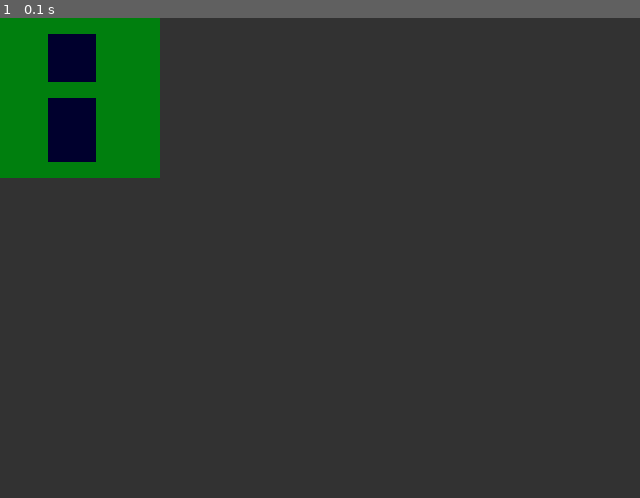
Above: before the commit, frame 1.
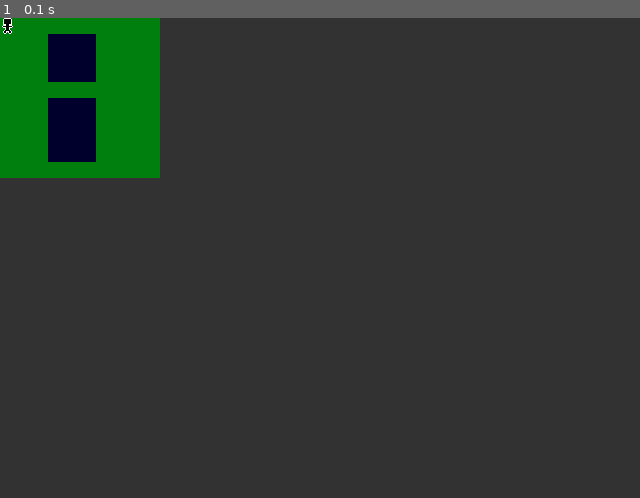
Above: after the commit, the same moment.

Repository: alexan32/my-pygame
Game: pygame game, started from Main.py
Two runs of this game, one before a commit and one after it. Both use one fixed random seed, a clock stepped at 60 frames per second and the inputs below.
Inputs:
- Up to frame 1 (0.1 s): no input

The runs differ from the first frame. In frame 1, less than 0.1% of the frame differs, in the area x 0-3%, y 0-4%.

Commit message:
added grid, indicator, grid agent

Diff:
--- a/Main.py
+++ b/Main.py
@@ -1,7 +1,7 @@
 import pygame
 import logging
 import environment
-from gamefunc import loadGridFromPath
+from gamefunc import loadWorldDataFromPath
 from controller import Controller
 from classes import *
 
@@ -18,6 +18,7 @@
 fps = environment.FPS
 clock = pygame.time.Clock()
 player_controller = Controller()
+emptyEvents = {"mouse": None}
 
 # INIT
 pygame.init()
@@ -26,9 +27,14 @@
 else:
     screen = pygame.display.set_mode(size)
 pygame.display.set_caption(version)
+pygame.mouse.set_cursor(pygame.cursors.arrow)
 
 
-worldGrid = loadGridFromPath('./resources/level/map.json')
+worldGrid = Grid(loadWorldDataFromPath('./resources/level/map.json'))
+print(worldGrid.getNeighbors(1, 1))
+
+# tileIndicator = TileIndicator('./resources/images/tiles/indicator.png')
+player = GridAgent(6, worldGrid)
 
 def main():
     # GAME LOOP
@@ -36,24 +42,40 @@
     while running:
         dt = clock.tick(fps)
 
+        eventBus = emptyEvents.copy()
         for event in pygame.event.get():
             if event.type == pygame.QUIT:
                 running = False
+            if event.type == pygame.MOUSEBUTTONUP:
+                eventBus['mouse'] = pygame.mouse.get_pos()
 
-        update(dt)
+        update(dt, eventBus)
         render(dt)
 
 
-def update(dt):
+def update(dt, eventBus):
     player_controller.update(dt)
+    x, y = pygame.mouse.get_pos()
+
+
+
+    tileX, tileY = int(x / environment.TILE_WIDTH), int(y / environment.TILE_HEIGHT)
+    # tileIndicator.set_position(tileX * environment.TILE_WIDTH, tileY * environment.TILE_HEIGHT)
 
 
 def render(dt):
     screen.fill(background)
 
-    for y in range(len(worldGrid)):
-        for x in range(len(worldGrid[y])):
-            worldGrid[y][x].render(screen, x * environment.TILE_WIDTH, y * environment.TILE_HEIGHT)
+    # improve with blits?
+    for y in range(worldGrid.height):
+        for x in range(worldGrid.width):
+            cell = worldGrid.getCell(x, y)
+            if cell != None:
+                cell.render(screen, x * environment.TILE_WIDTH, y * environment.TILE_HEIGHT)
+
+    player.render(screen)
+
+    # tileIndicator.render(screen)
 
     pygame.display.update()
 
--- a/classes.py
+++ b/classes.py
@@ -58,15 +58,89 @@
     def getSurface(self, index):
         return self.tileSurfaces[index]
 
+
 """
-Tile holds the event properties for a single location within the grid, as well
-as the pygame Surface object that gets rendered at those coordinates.
+TileSurface holds the pygame Surface object that gets rendered at those coordinates.
 """
-class Tile():
+class TileSurface():
 
-    def __init__(self, surface, properties):
-        self.properties = properties
+    def __init__(self, surface):
         self.surface = surface
 
     def render(self, screen, x, y):
         screen.blit(self.surface, (x, y))
+
+
+"""
+basically a wrapper around a 2d list
+"""
+class Grid():
+
+    def __init__(self, list2d, initialCount=0):
+        self.values = []
+        self.height = len(list2d)
+        self.width = len(list2d[0])
+        for y in range(self.height):
+            self.values.append([])
+            for x in list2d[y]:
+                self.values[y].append(x)
+
+    def getSubSection(self, x, y, width, height):
+        pass
+
+    def getCell(self, x, y):
+        try:
+            return self.values[y][x]
+        except:
+            return None
+
+    def getNeighbors(self, x, y):
+        neighbors = []
+        reachable = lambda x, y: x >= 0 and x < self.width and y >= 0 and y < self.height
+        if not reachable(x, y):
+            return neighbors
+        if reachable(x -1, y):
+            neighbors.append((x-1, y))
+        if reachable(x+1, y):
+            neighbors.append((x+1, y))
+        if reachable(x, y-1):
+            neighbors.append((x, y-1))
+        if reachable(x, y+1):
+            neighbors.append((x, y+1))
+        return neighbors
+
+
+
+
+"""Drawn onto the screen to show which tile the mouse is currently over"""
+class TileIndicator(Position):
+
+    def __init__(self, pathToImage):
+        super().__init__()
+        self.image = Image(pathToImage)
+        self.hidden = False
+
+    def render(self, screen):
+        if not self.hidden:
+            self.image.render(screen, self.x, self.y)
+
+
+class GridAgent(Position):
+
+    def __init__(self, movement, grid):
+        super().__init__()
+        self.grid = grid
+        self.gridPosition = 0, 0
+        self.movement = movement
+        self.image = Image("./resources/images/characters/player.png")
+        self.tileIndicator = TileIndicator("./resources/images/tiles/indicator.png")
+        self.showMovement = False
+
+    def findMoves(self):
+        visited = {
+            str(self.gridPosition[0], self.gridPosition[1]): {"x": self.gridPosition[0], "y": self.gridPosition[1], "cost": 0}
+        }
+
+
+    def render(self, screen):
+        self.image.render(screen, self.x, self.y)
--- a/gamefunc.py
+++ b/gamefunc.py
@@ -1,9 +1,9 @@
 import json
 import environment
-from classes import TileMap, Tile
+from classes import TileMap, TileSurface
 
 
-def loadGridFromPath(path, tileWidth=None, tileHeight=None):
+def loadWorldDataFromPath(path, tileWidth=None, tileHeight=None):
     with open(path) as f:
         _map = json.load(f)
 
@@ -19,6 +19,6 @@
         grid.append([])
         for x in range(len(gridJson[y])):
             surface = tileMap.getSurface(gridJson[y][x])
-            grid[y].append(Tile(surface, None))
+            grid[y].append(TileSurface(surface))
 
     return grid
--- /dev/null
+++ b/resources/level/cell.json
@@ -0,0 +1,11 @@
+{
+    "layers": {
+        "0": 0,
+        "1": null,
+        "2": null
+    },
+    "properties": {
+        "collision": "SOLID",
+        "event": null
+    }
+}
--- a/resources/level/map.json
+++ b/resources/level/map.json
@@ -12,9 +12,16 @@
         [0, 0, 0, 3, 3, 3, 0, 0, 0, 0],
         [0, 0, 0, 0, 0, 0, 0, 0, 0, 0]
     ],
-    "layer_1": [[]],
-    "layer_2": [[]],
-    "layer_3": [[]],
-    "layer_4": [[]],
-    "events": [[]]
+    "combined": [
+        [0, 0, 0, 0, 0, 0, 0, 0, 0, 0],
+        [0, 0, 0, 3, 3, 3, 0, 0, 0, 0],
+        [0, 0, 0, 3, 3, 3, 0, 0, 0, 0],
+        [0, 0, 0, 3, 3, 3, 0, 0, 0, 0],
+        [0, 0, 0, 0, 0, 0, 0, 0, 0, 0],
+        [0, 0, 0, 3, 3, 3, 0, 0, 0, 0],
+        [0, 0, 0, 3, 3, 3, 0, 0, 0, 0],
+        [0, 0, 0, 3, 3, 3, 0, 0, 0, 0],
+        [0, 0, 0, 3, 3, 3, 0, 0, 0, 0],
+        [0, 0, 0, 0, 0, 0, 0, 0, 0, 0]
+    ]
 }
Binary file added: resources/images/characters/player.png
Binary file added: resources/images/tiles/indicator.png
